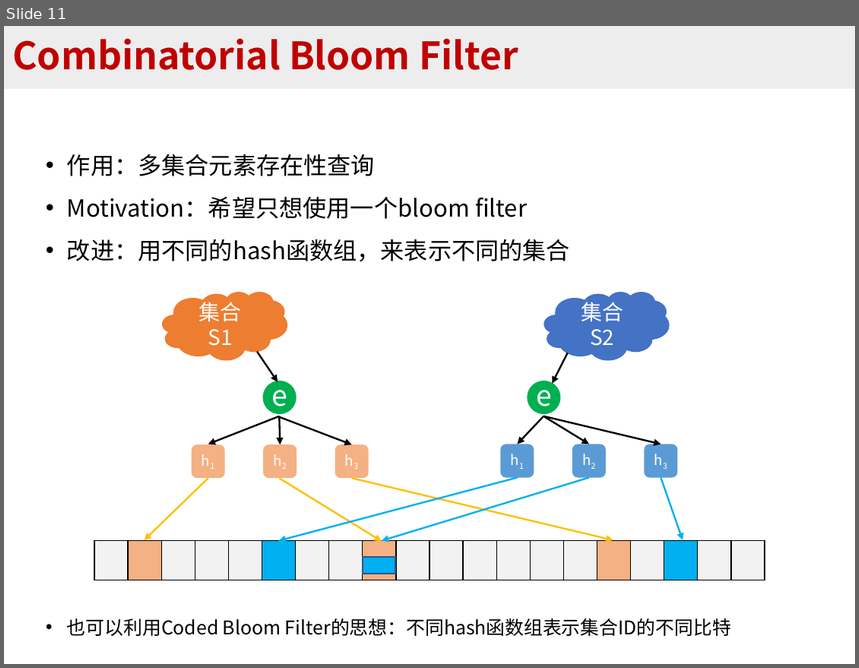
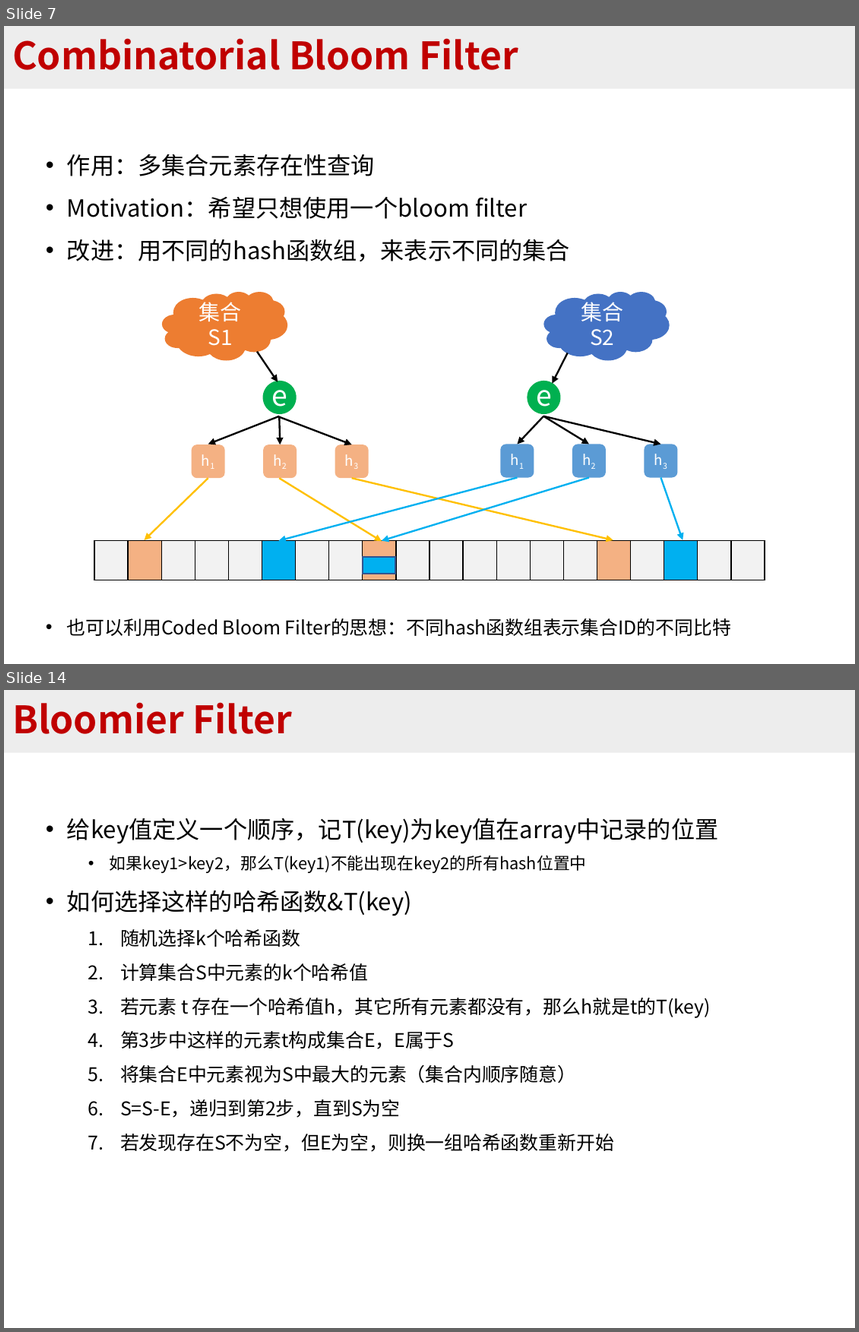
Before and after one commit to BlockLiu/Algorithms-for-Per-flow-Measurement, a slide deck: 常见sketch算法.pptx. Shown one above the other, each under a label of ours: slide 11 before the commit, slides 7 and 14 after it; the slides between them are not shown. The pictures are 859x668 and 859x1332 pixels, drawn with LibreOffice and Linux fonts; fonts in the diff are those of the drawing. Boxes give left, top, right and bottom in pixels: in the first picture for what was removed or moved away, otherwise in the second. Text is boxed around its words. In the diff, an @@ line names an element or a change of style, - is before the commit and + after.

```diff
--- a/常见sketch算法.pptx
+++ b/常见sketch算法.pptx
@@ slide 14 added at (4, 690, 855, 1328), background #FFFFFF @@
@@ title added at (4, 690, 855, 753), fill #EDEDED, 32 pt, text #C00000, bold @@
+Bloomier Filter
@@ text added at (67, 818, 718, 1152), 16 pt, text #000000 @@
+• 给key值定义一个顺序，记T(key)为key值在array中记录的位置
+  • 如果key1>key2，那么T(key1)不能出现在key2的所有hash位置中
+• 如何选择这样的哈希函数&T(key)
+  1. 随机选择k个哈希函数
+  2. 计算集合S中元素的k个哈希值
+  3. 若元素 t 存在一个哈希值h，其它所有元素都没有，那么h就是t的T(key)
+  4. 第3步中这样的元素t构成集合E，E属于S
+  5. 将集合E中元素视为S中最大的元素（集合内顺序随意）
+  6. S=S-E，递归到第2步，直到S为空
+  7. 若发现存在S不为空，但E为空，则换一组哈希函数重新开始
@@ what was slide 11 is now slide 7 @@
```
Also in this commit, not shown: 4 slides changed, 12 other slides added, 1 slide removed, 16 other files.
